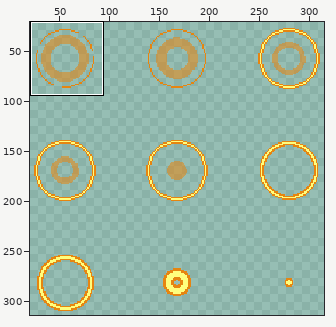
A sprite sheet gets an edit: Assets/Sprites/PrototypeSprites/RulletSprites/Pixel_Sprites/skillEffects/skillEffectAsset_edited/PixelEffect_Buff/Buff_Effect_03_2.png. The picture above shows the old version from afar; the outline marks the close-up.
Close-up. The starting point:
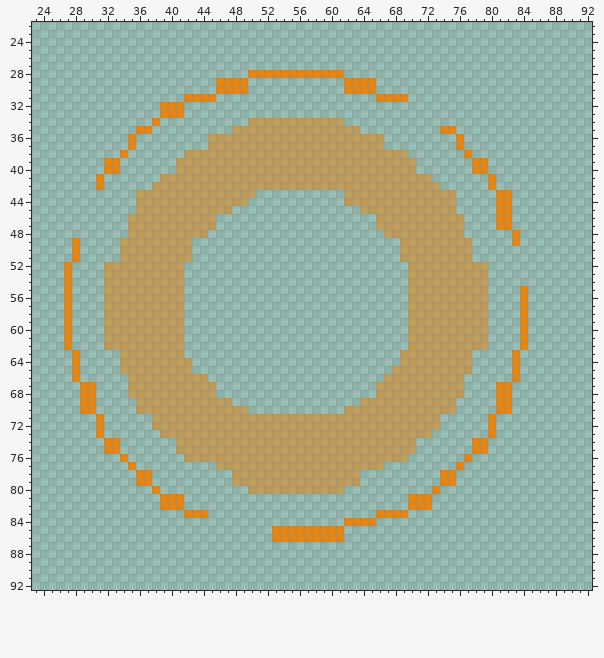
The file is 336x336 pixels. Shown: x 23..92, y 22..92. The wide view leaves out empty margins. The commit also changed other parts of the picture, which this record leaves out.
Once edited:
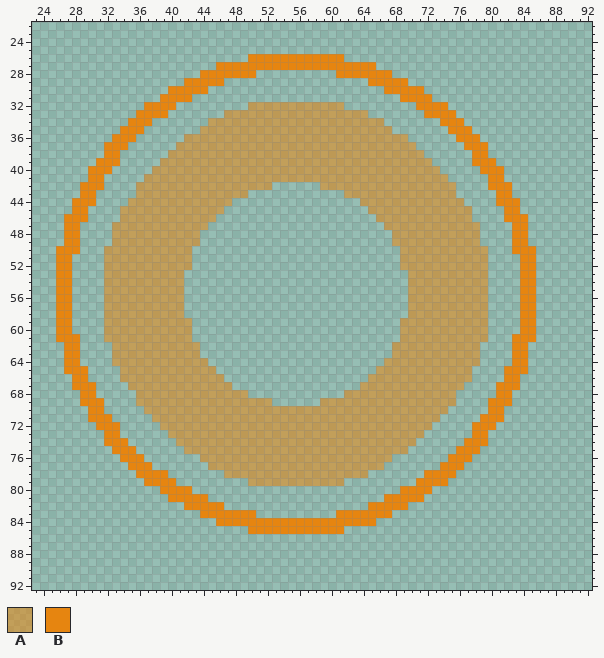
Palette (. is transparent): A #e685108c  B #e68510
The exact change:
@@ x 23..92 @@
 25 ......................................................................
-26 ......................................................................
-27 ......................................................................
-28 ...........................BBBBBBBBBBBB...............................
-29 .......................BBBB............BBBB...........................
-30 .......................BBBB............BBBB...........................
-31 ...................BBBB....................BBBB.......................
-32 ................BBB...................................................
-33 ................BBB...................................................
-34 ...............B...........AAAAAAAAAAAA...............................
-35 .............BB..........AAAAAAAAAAAAAAAA..........BB.................
-36 ............B.........AAAAAAAAAAAAAAAAAAAAAA.........B................
-37 ............B.........AAAAAAAAAAAAAAAAAAAAAA.........B................
-38 ...........B.......AAAAAAAAAAAAAAAAAAAAAAAAAAAA.......B...............
-39 .........BB.......AAAAAAAAAAAAAAAAAAAAAAAAAAAAAA.......BB.............
-40 .........BB.......AAAAAAAAAAAAAAAAAAAAAAAAAAAAAA.......BB.............
-41 ........B.......AAAAAAAAAAAAAAAAAAAAAAAAAAAAAAAAAA.......B............
-42 ........B......AAAAAAAAAAAAAAAAAAAAAAAAAAAAAAAAAAAA......B............
-43 .............AAAAAAAAAAAAAAA...........AAAAAAAAAAAAAA.....BB..........
-44 .............AAAAAAAAAAAAAA............AAAAAAAAAAAAAA.....BB..........
-45 .............AAAAAAAAAAAA................AAAAAAAAAAAA.....BB..........
-46 ............AAAAAAAAAAA....................AAAAAAAAAAA....BB..........
-47 ............AAAAAAAAAAA....................AAAAAAAAAAA....BB..........
-48 ............AAAAAAAAAA......................AAAAAAAAAA......B.........
-49 .....B.....AAAAAAAAA..........................AAAAAAAAA.....B.........
-50 .....B.....AAAAAAAAA..........................AAAAAAAAA...............
-51 .....B.....AAAAAAAAA..........................AAAAAAAAA...............
-52 ....B....AAAAAAAAAA............................AAAAAAAAAA.............
-53 ....B....AAAAAAAAAA............................AAAAAAAAAA.............
-54 ....B....AAAAAAAAAA............................AAAAAAAAAA.............
-55 ....B....AAAAAAAAAA............................AAAAAAAAAA....B........
-56 ....B....AAAAAAAAAA............................AAAAAAAAAA....B........
-57 ....B....AAAAAAAAAA............................AAAAAAAAAA....B........
-58 ....B....AAAAAAAAAA............................AAAAAAAAAA....B........
-59 ....B....AAAAAAAAAA............................AAAAAAAAAA....B........
-60 ....B....AAAAAAAAAA............................AAAAAAAAAA....B........
-61 ....B....AAAAAAAAAA............................AAAAAAAAAA....B........
-62 ....B....AAAAAAAAAA............................AAAAAAAAAA....B........
-63 .....B.....AAAAAAAA...........................AAAAAAAAA.....B.........
-64 .....B.....AAAAAAAAA..........................AAAAAAAAA.....B.........
-65 .....B.....AAAAAAAAA.........................AAAAAAAAAA.....B.........
-66 .....B......AAAAAAAAAA......................AAAAAAAAAA......B.........
-67 ......BB....AAAAAAAAAAA....................AAAAAAAAAAA....BB..........
-68 ......BB....AAAAAAAAAAA....................AAAAAAAAAAA....BB..........
-69 ......BB.....AAAAAAAAAAAA................AAAAAAAAAAAA.....BB..........
-70 ......BB.....AAAAAAAAAAAAAA............AAAAAAAAAAAAAA.....BB..........
-71 ........B......AAAAAAAAAAAAAAAAAAAAAAAAAAAAAAAAAAAA......B............
-72 ........B......AAAAAAAAAAAAAAAAAAAAAAAAAAAAAAAAAAAA......B............
-73 ........B.......AAAAAAAAAAAAAAAAAAAAAAAAAAAAAAAAAA.......B............
-74 .........BB.......AAAAAAAAAAAAAAAAAAAAAAAAAAAAAA.......BB.............
-75 .........BB.......AAAAAAAAAAAAAAAAAAAAAAAAAAAAAA.......BB.............
-76 ...........B.......AAAAAAAAAAAAAAAAAAAAAAAAAAAA.......B...............
-77 ............B..........AAAAAAAAAAAAAAAAAAAAA.........B................
-78 .............BB..........AAAAAAAAAAAAAAAA..........BB.................
-79 .............BB..........AAAAAAAAAAAAAAAA..........BB.................
-80 ...............B...........AAAAAAAAAAAA...........B...................
-81 ................BBB............................BBB....................
-82 ................BBB............................BBB....................
-83 ...................BBB.....................BBBB.......................
-84 .......................................BBBB...........................
-85 ..............................BBBBBBBBB...............................
-86 ..............................BBBBBBBBB...............................
+26 ...........................BBBBBBBBBBBB...............................
+27 .......................BBBBBBBBBBBBBBBBBBBB...........................
+28 .....................BBBBBBB..........BBBBBBB.........................
+29 ...................BBBBB..................BBBBB.......................
+30 .................BBBBB......................BBBBB.....................
+31 ................BBBB..........................BBBB....................
+32 ..............BBBB.........AAAAAAAAAAAA.........BBBB..................
+33 .............BBBB.......AAAAAAAAAAAAAAAAAA.......BBBB.................
+34 ............BBB.......AAAAAAAAAAAAAAAAAAAAAA.......BBB................
+35 ...........BBB.......AAAAAAAAAAAAAAAAAAAAAAAA.......BBB...............
+36 ..........BBB......AAAAAAAAAAAAAAAAAAAAAAAAAAAA......BBB..............
+37 .........BBB......AAAAAAAAAAAAAAAAAAAAAAAAAAAAAA......BBB.............
+38 .........BB......AAAAAAAAAAAAAAAAAAAAAAAAAAAAAAAA......BB.............
+39 ........BBB.....AAAAAAAAAAAAAAAAAAAAAAAAAAAAAAAAAA.....BBB............
+40 .......BBB.....AAAAAAAAAAAAAAAAAAAAAAAAAAAAAAAAAAAA.....BBB...........
+41 .......BB.....AAAAAAAAAAAAAAAAAAAAAAAAAAAAAAAAAAAAAA.....BB...........
+42 ......BBB....AAAAAAAAAAAAAAAAA......AAAAAAAAAAAAAAAAA....BBB..........
+43 ......BB.....AAAAAAAAAAAAAA............AAAAAAAAAAAAAA.....BB..........
+44 .....BBB....AAAAAAAAAAAAA................AAAAAAAAAAAAA....BBB.........
+45 .....BB....AAAAAAAAAAAAA..................AAAAAAAAAAAAA....BB.........
+46 ....BBB....AAAAAAAAAAAA....................AAAAAAAAAAAA....BBB........
+47 ....BB....AAAAAAAAAAAA......................AAAAAAAAAAAA....BB........
+48 ....BB....AAAAAAAAAAA........................AAAAAAAAAAA....BB........
+49 ....BB....AAAAAAAAAAA........................AAAAAAAAAAA....BB........
+50 ...BBB...AAAAAAAAAAA..........................AAAAAAAAAAA...BBB.......
+51 ...BB....AAAAAAAAAAA..........................AAAAAAAAAAA....BB.......
+52 ...BB....AAAAAAAAAAA..........................AAAAAAAAAAA....BB.......
+53 ...BB....AAAAAAAAAA............................AAAAAAAAAA....BB.......
+54 ...BB....AAAAAAAAAA............................AAAAAAAAAA....BB.......
+55 ...BB....AAAAAAAAAA............................AAAAAAAAAA....BB.......
+56 ...BB....AAAAAAAAAA............................AAAAAAAAAA....BB.......
+57 ...BB....AAAAAAAAAA............................AAAAAAAAAA....BB.......
+58 ...BB....AAAAAAAAAA............................AAAAAAAAAA....BB.......
+59 ...BB....AAAAAAAAAAA..........................AAAAAAAAAAA....BB.......
+60 ...BB....AAAAAAAAAAA..........................AAAAAAAAAAA....BB.......
+61 ...BBB...AAAAAAAAAAA..........................AAAAAAAAAAA...BBB.......
+62 ....BB....AAAAAAAAAAA........................AAAAAAAAAAA....BB........
+63 ....BB....AAAAAAAAAAA........................AAAAAAAAAAA....BB........
+64 ....BB....AAAAAAAAAAAA......................AAAAAAAAAAAA....BB........
+65 ....BBB....AAAAAAAAAAAA....................AAAAAAAAAAAA....BBB........
+66 .....BB....AAAAAAAAAAAAA..................AAAAAAAAAAAAA....BB.........
+67 .....BBB....AAAAAAAAAAAAA................AAAAAAAAAAAAA....BBB.........
+68 ......BB.....AAAAAAAAAAAAAA............AAAAAAAAAAAAAA.....BB..........
+69 ......BBB....AAAAAAAAAAAAAAAAA......AAAAAAAAAAAAAAAAA....BBB..........
+70 .......BB.....AAAAAAAAAAAAAAAAAAAAAAAAAAAAAAAAAAAAAA.....BB...........
+71 .......BBB.....AAAAAAAAAAAAAAAAAAAAAAAAAAAAAAAAAAAA.....BBB...........
+72 ........BBB.....AAAAAAAAAAAAAAAAAAAAAAAAAAAAAAAAAA.....BBB............
+73 .........BB......AAAAAAAAAAAAAAAAAAAAAAAAAAAAAAAA......BB.............
+74 .........BBB......AAAAAAAAAAAAAAAAAAAAAAAAAAAAAA......BBB.............
+75 ..........BBB......AAAAAAAAAAAAAAAAAAAAAAAAAAAA......BBB..............
+76 ...........BBB.......AAAAAAAAAAAAAAAAAAAAAAAA.......BBB...............
+77 ............BBB.......AAAAAAAAAAAAAAAAAAAAAA.......BBB................
+78 .............BBBB.......AAAAAAAAAAAAAAAAAA.......BBBB.................
+79 ..............BBBB.........AAAAAAAAAAAA.........BBBB..................
+80 ................BBBB..........................BBBB....................
+81 .................BBBBB......................BBBBB.....................
+82 ...................BBBBB..................BBBBB.......................
+83 .....................BBBBBBB..........BBBBBBB.........................
+84 .......................BBBBBBBBBBBBBBBBBBBB...........................
+85 ...........................BBBBBBBBBBBB...............................
+86 ......................................................................
 87 ......................................................................
Pixel boxes of the changes (left, top, right, bottom) in both close-ups:
changed: (56, 54, 536, 542)
